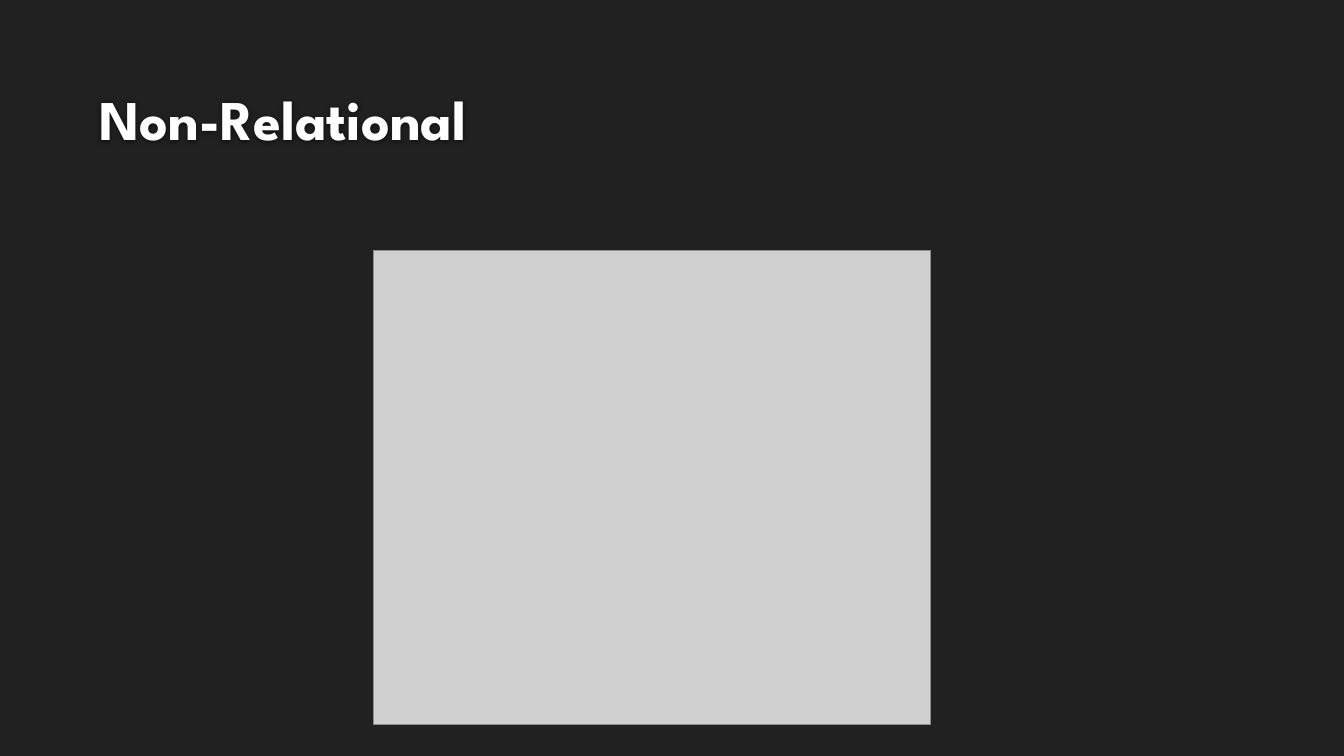
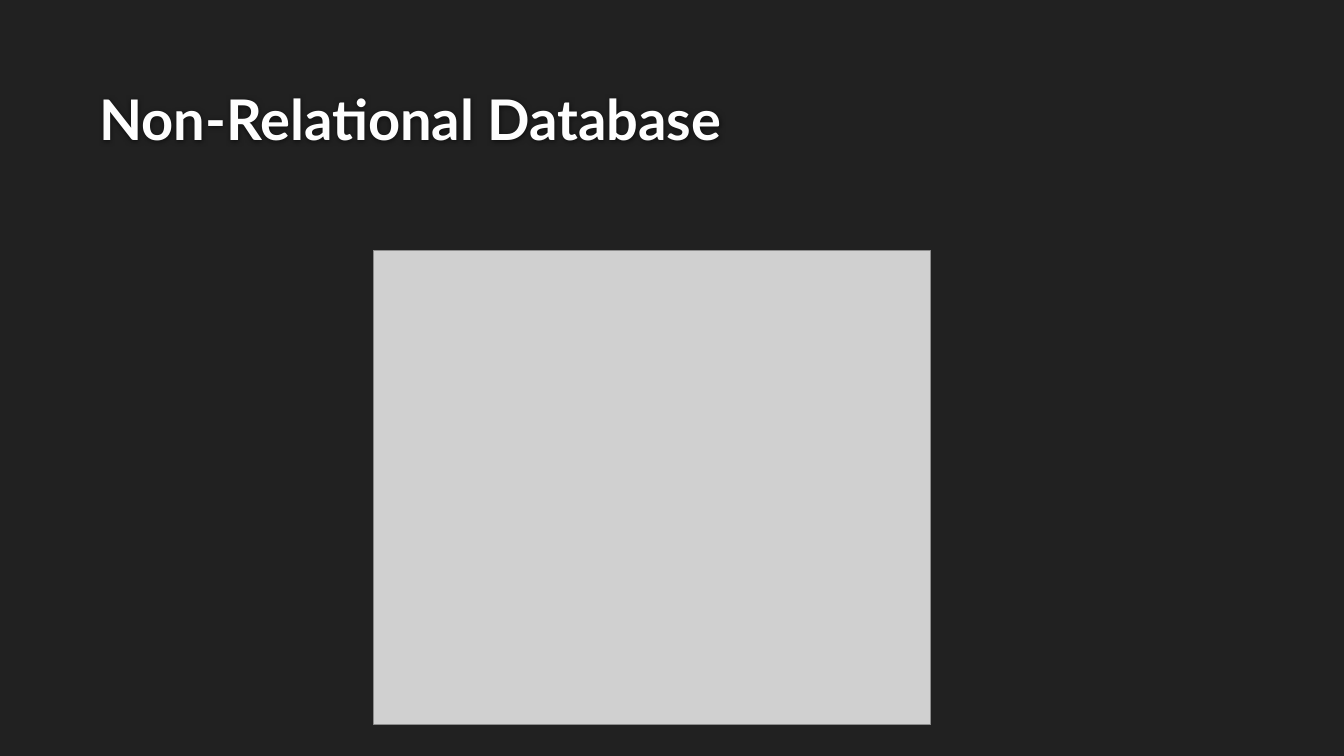
Before and after one commit to Rhiannax3/Sapphire, a slide deck: slide 9 of Databases.pptx. Drawn at 1344x756 pixels with LibreOffice and Linux fonts; fonts in the diff are those of the drawing; grey boxes stand for pictures; background and template pictures are left out. Boxes give left, top, right and bottom in pixels: in the first picture for what was removed or moved away, otherwise in the second. Text is boxed around its words. In the diff, an @@ line names an element or a change of style, - is before the commit and + after.

Commit message:
Finished Databases

```diff
--- a/Databases.pptx
+++ b/Databases.pptx
@@ title at <box>99,98,722,141</box>: text changed; font League Spartan to Lato @@
-Non-Relational
+Non-Relational Database
```
Also in this commit, not shown: 14 other slides changed.
